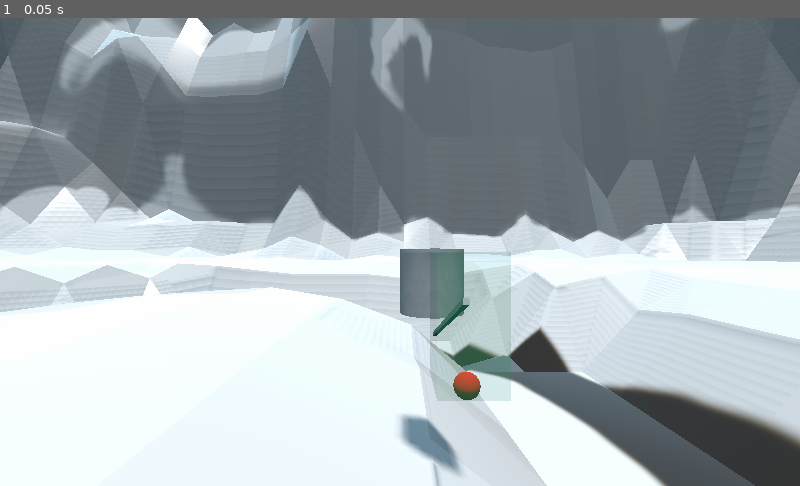
Above: before the commit, frame 1.
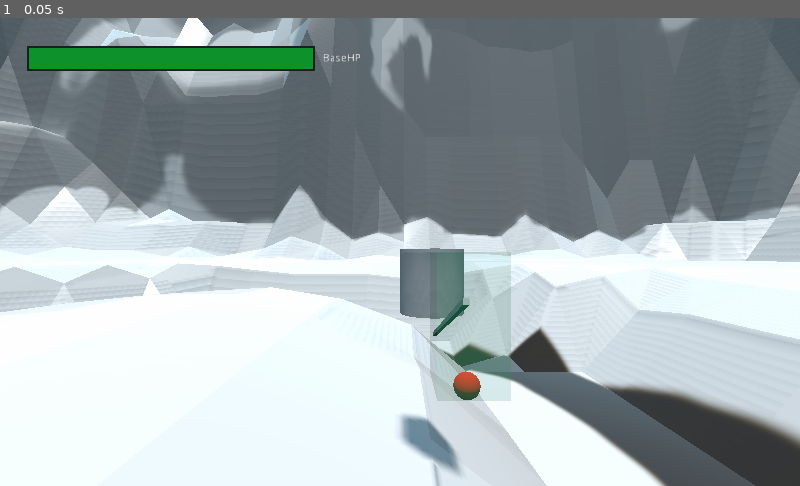
Above: after the commit, the same moment.

Repository: Paulpanther/MultiplayerTowerDefense
Game: Godot game, scene res://game/game.tscn
The game is run twice, just before and just after one commit, with the same random seed, the same clock (stepped at 60 frames per second) and the same inputs.
Inputs:
- Up to frame 1 (0.05 s): no input

The runs differ from the first frame. In frame 1, 2.0% of the frame differs, in the area x 3-45%, y 5-12%.
Error in both runs: Assertion failed. (res://addons/multiplayer/NetworkGame.gd:84)

Commit message:
Added HPBar for Base

Diff:
--- /dev/null
+++ b/UI/LoseBaseHP.gd
@@ -0,0 +1,6 @@
+extends PanelContainer
+
+onready var margin_width = margin_right
+onready var full_health = float(Global.baseHealth)
+func _process(delta):
+	margin_right = (Global.baseHealth/full_health) * margin_width
--- a/game/game.tscn
+++ b/game/game.tscn
@@ -1,9 +1,17 @@
-[gd_scene load_steps=5 format=2]
+[gd_scene load_steps=9 format=2]
 
 [ext_resource path="res://addons/multiplayer/NetworkGame.gd" type="Script" id=1]
 [ext_resource path="res://player/player.tscn" type="PackedScene" id=2]
 [ext_resource path="res://level/level0/level0.tscn" type="PackedScene" id=3]
 [ext_resource path="res://resources/rock.tscn" type="PackedScene" id=4]
+[ext_resource path="res://UI/LoseBaseHP.gd" type="Script" id=5]
+
+[sub_resource type="Theme" id=1]
+
+[sub_resource type="StyleBoxFlat" id=2]
+
+[sub_resource type="StyleBoxFlat" id=3]
+bg_color = Color( 0.054902, 0.572549, 0.172549, 1 )
 
 [node name="MultiplayerTowerDefense" type="Node"]
 script = ExtResource( 1 )
@@ -17,3 +25,57 @@
 transform = Transform( 1, 0, 0, 0, 1, 0, 0, 0, 1, -0.0050354, 0.0155754, -0.00586605 )
 
 [node name="rock" parent="game" instance=ExtResource( 4 )]
+
+[node name="Control" type="Control" parent="."]
+anchor_left = 0.02
+anchor_top = 0.03
+anchor_right = 0.02
+anchor_bottom = 0.03
+margin_left = -0.480001
+margin_right = 19.52
+margin_bottom = 22.0
+__meta__ = {
+"_edit_use_anchors_": false
+}
+
+[node name="LostHP" type="PanelContainer" parent="Control"]
+modulate = Color( 0.180392, 0.203922, 0.196078, 1 )
+anchor_left = 0.75
+anchor_top = 0.818
+anchor_right = 0.75
+anchor_bottom = 0.818
+margin_left = -9.53674e-07
+margin_top = 0.00399971
+margin_right = 368.0
+margin_bottom = 32.004
+theme = SubResource( 1 )
+custom_styles/panel = SubResource( 2 )
+__meta__ = {
+"_edit_use_anchors_": false
+}
+
+[node name="HPBar" type="PanelContainer" parent="Control"]
+anchor_left = 0.768
+anchor_top = 0.831
+anchor_right = 0.768
+anchor_bottom = 0.831
+margin_left = 1.64
+margin_top = 1.718
+margin_right = 365.64
+margin_bottom = 29.718
+custom_styles/panel = SubResource( 3 )
+script = ExtResource( 5 )
+__meta__ = {
+"_edit_use_anchors_": false
+}
+
+[node name="Label" type="Label" parent="Control"]
+margin_left = 393.0
+margin_top = 27.0
+margin_right = 451.0
+margin_bottom = 102.0
+text = "BaseHP
+"
+__meta__ = {
+"_edit_use_anchors_": false
+}
